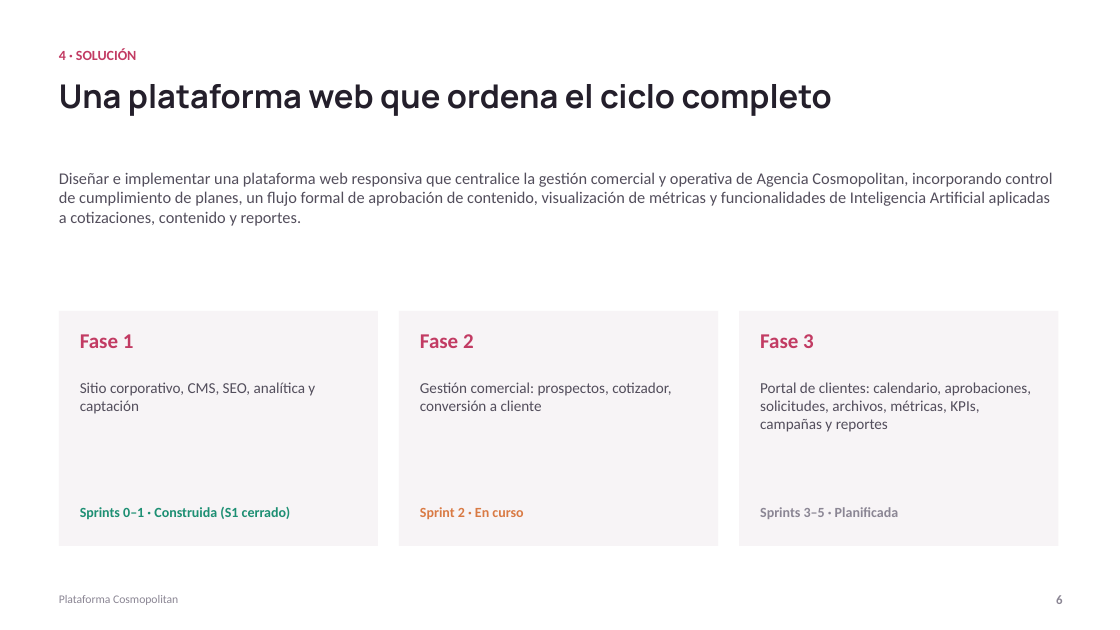
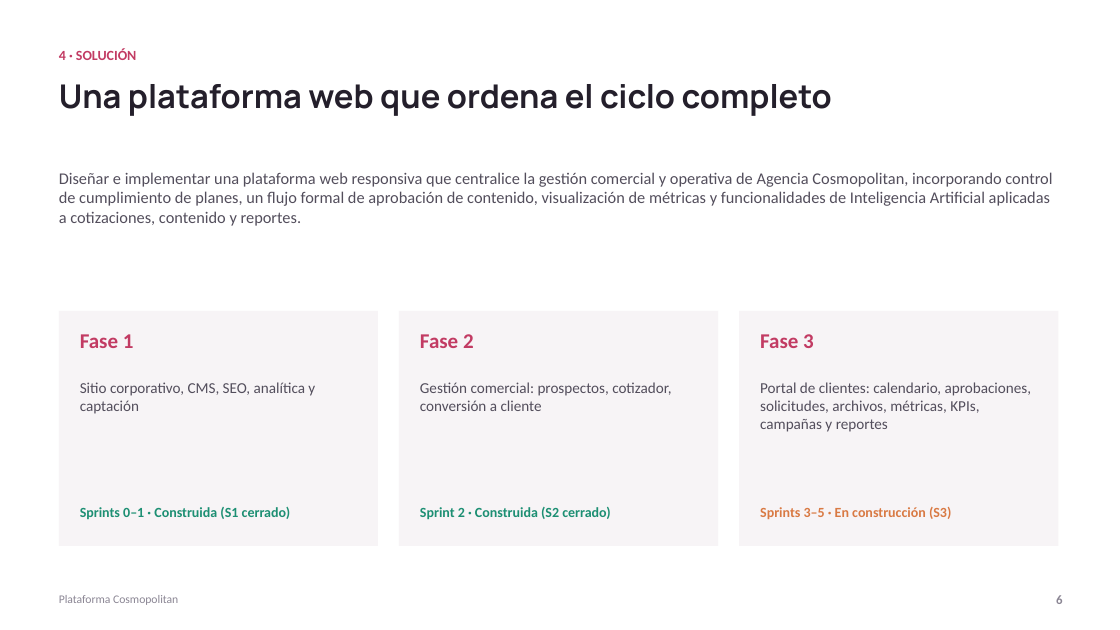
Before and after one commit to ChristianCuadra/capstone, a slide deck: slide 6 of Fase 2/Evidencias Proyecto/Presentación Proyecto.pptx. Drawn at 1120x630 pixels with LibreOffice and Linux fonts; fonts in the diff are those of the drawing. Boxes give left, top, right and bottom in pixels: in the first picture for what was removed or moved away, otherwise in the second. Text is boxed around its words. In the diff, an @@ line names an element or a change of style, - is before the commit and + after.

```diff
--- a/Fase 2/Evidencias Proyecto/Presentación Proyecto.pptx
+++ b/Fase 2/Evidencias Proyecto/Presentación Proyecto.pptx
@@ text at (420,507,611,520): text changed; text colour #D97A44 to #1D8F73 @@
-Sprint 2 · En curso
+Sprint 2 · Construida (S2 cerrado)
@@ text at (760,507,951,519): text changed; text colour #8B8694 to #D97A44 @@
-Sprints 3–5 · Planificada
+Sprints 3–5 · En construcción (S3)
```
Also in this commit, not shown: 13 other slides changed, 1 slide added, 4 other files.
